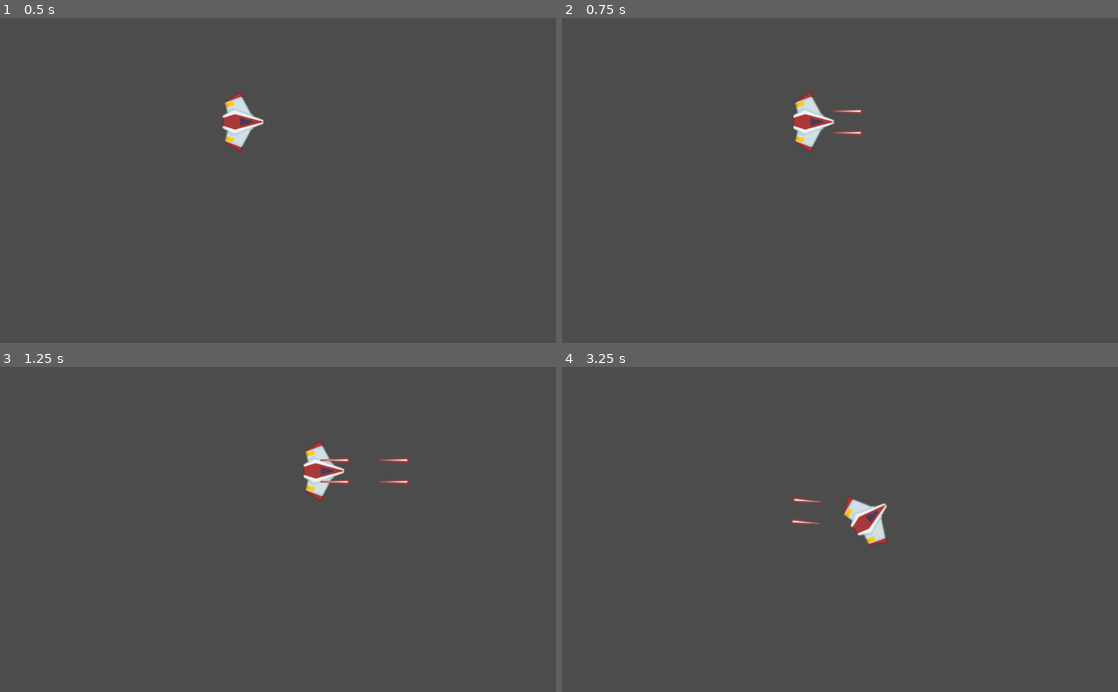
Above: before the commit, frames 1-4 (two rows, left to right).
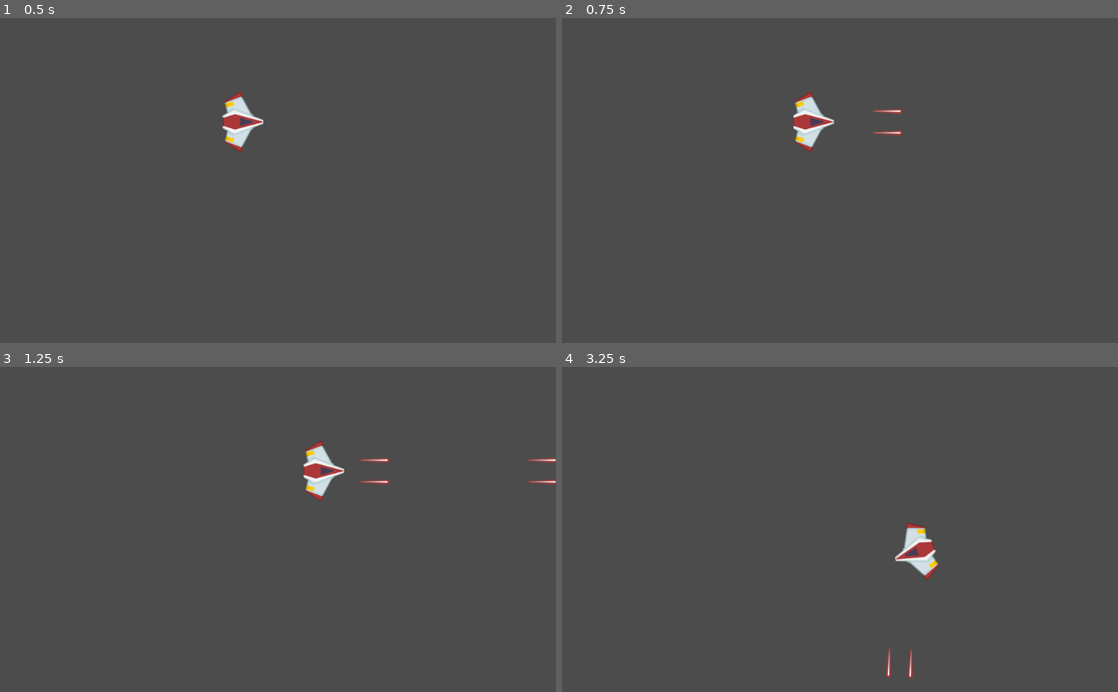
Above: after the commit, the same moments.

Repository: Dan2908/MeteoritosJuego
Game: Godot game, scene res://Juego/Niveles/NivelTest.tscn
Same seed, same stepped clock (60 frames per second), same inputs: the game is played once before the commit and once after it.
Inputs:
- Up to frame 1 (0.5 s): no input
- Up to frame 2 (0.75 s): tap Enter at 0.5 s; hold W (mover_adelante) from 0.53 s (still down); hold Space (disparar) from 0.53 s (still down)
- Up to frame 3 (1.25 s): keep holding W (mover_adelante); keep holding Space (disparar)
- Up to frame 4 (3.25 s): release W (mover_adelante) at 1.28 s; release Space (disparar) at 1.28 s; hold S (mover_atras) 1.28-2.03 s; tap A (rotar_antihorario) at 1.35 s; hold D (rotar_horario) 2.03-2.78 s; hold W (mover_adelante) from 2.03 s (still down); tap Space (disparar) at 2.85 s

Frame 1 is identical in both runs. In frame 2, 0.2% of the frame differs, in the area x 48-62%, y 27-37%; in frame 3, 0.5%; in frame 4, 1.7%, in the area x 41-68%, y 39-96%.

Commit message:
Ajustes
- Se agrega sonido de disparo
- Se ajustan disparos
- Se ajusta movimiento de la nava

Diff:
--- a/Juego/Niveles/NivelTest.tscn
+++ b/Juego/Niveles/NivelTest.tscn
@@ -9,4 +9,3 @@
 [node name="Player" parent="." instance=ExtResource( 1 )]
 position = Vector2( 448, 192 )
 gravity_scale = 0.0
-potenciaRotacion = 200
--- a/Naves/Player/Canon.gd
+++ b/Naves/Player/Canon.gd
@@ -41,6 +41,8 @@
 func _ready():
 	AlmacenarPuntosDisparo()
 	timerEnfriamiento.wait_time = cadenciaDisparo
+	# Forzar loop false: por alguna razón este cambio se resetea a true una vez instanciada
+	audioPlayer.stream.loop = false
 
 func _process(delta:float) -> void:
 	if(estaFrio && estaDisparando):
--- a/Naves/Player/Canon.tscn
+++ b/Naves/Player/Canon.tscn
@@ -1,12 +1,14 @@
-[gd_scene load_steps=3 format=2]
+[gd_scene load_steps=4 format=2]
 
 [ext_resource path="res://Naves/Player/Canon.gd" type="Script" id=1]
 [ext_resource path="res://Naves/Ammo/Proyectil.tscn" type="PackedScene" id=2]
+[ext_resource path="res://Naves/Player/laserRetro.ogg" type="AudioStream" id=3]
 
 [node name="Canon" type="Node2D"]
 script = ExtResource( 1 )
 proyectil = ExtResource( 2 )
 cadenciaDisparo = 0.5
+velocidadProyectil = 800
 
 [node name="Izquierda" type="Position2D" parent="."]
 position = Vector2( 5, -20 )
@@ -15,6 +17,8 @@
 position = Vector2( 5, 20 )
 
 [node name="AudioStreamPlayer2D" type="AudioStreamPlayer2D" parent="."]
+stream = ExtResource( 3 )
+attenuation = 1.10957
 
 [node name="TimerEnfriamiento" type="Timer" parent="."]
 
--- a/Naves/Player/Player.gd
+++ b/Naves/Player/Player.gd
@@ -5,7 +5,7 @@
 #	VARIABLES
 ###########################################
 export var potenciaMotor:int = 20
-export var potenciaRotacion:int = 280
+export var potenciaRotacion:int = 200
 
 onready var canon:Canon = $Canon
 
--- a/Naves/Player/Player.tscn
+++ b/Naves/Player/Player.tscn
@@ -15,6 +15,7 @@
 physics_material_override = SubResource( 1 )
 linear_damp = 3.0
 script = ExtResource( 2 )
+potenciaRotacion = 100
 
 [node name="Sprite" type="Sprite" parent="."]
 rotation = 1.5708
--- a/project.godot
+++ b/project.godot
@@ -40,6 +40,10 @@
 
 Eventos="*res://Juego/Eventos.gd"
 
+[display]
+
+window/size/always_on_top=true
+
 [input]
 
 mover_adelante={
Not shown, added: Naves/Player/laserRetro.ogg.import
Not shown, added: Naves/Player/laserRetro.ogg
